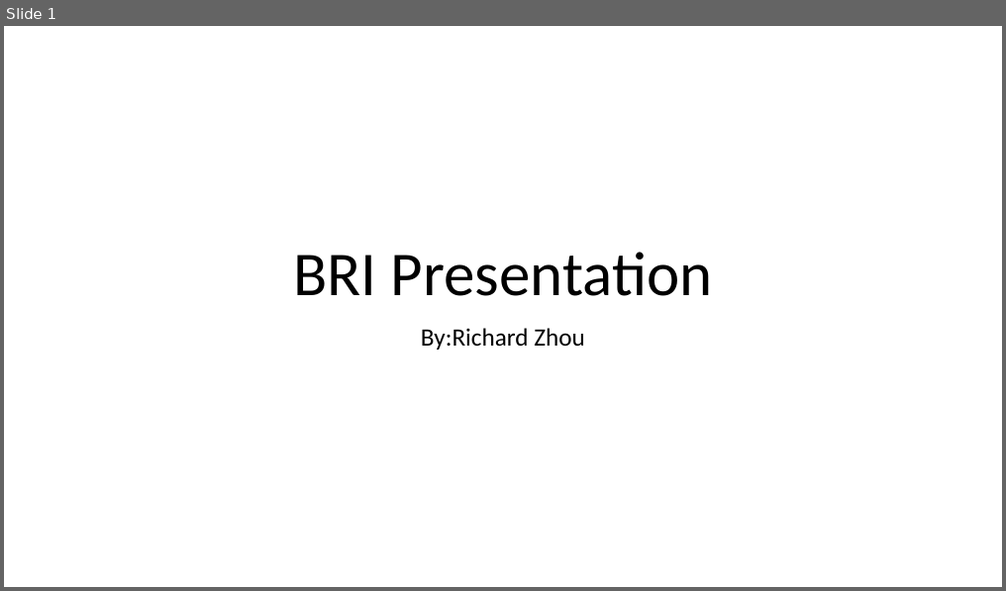
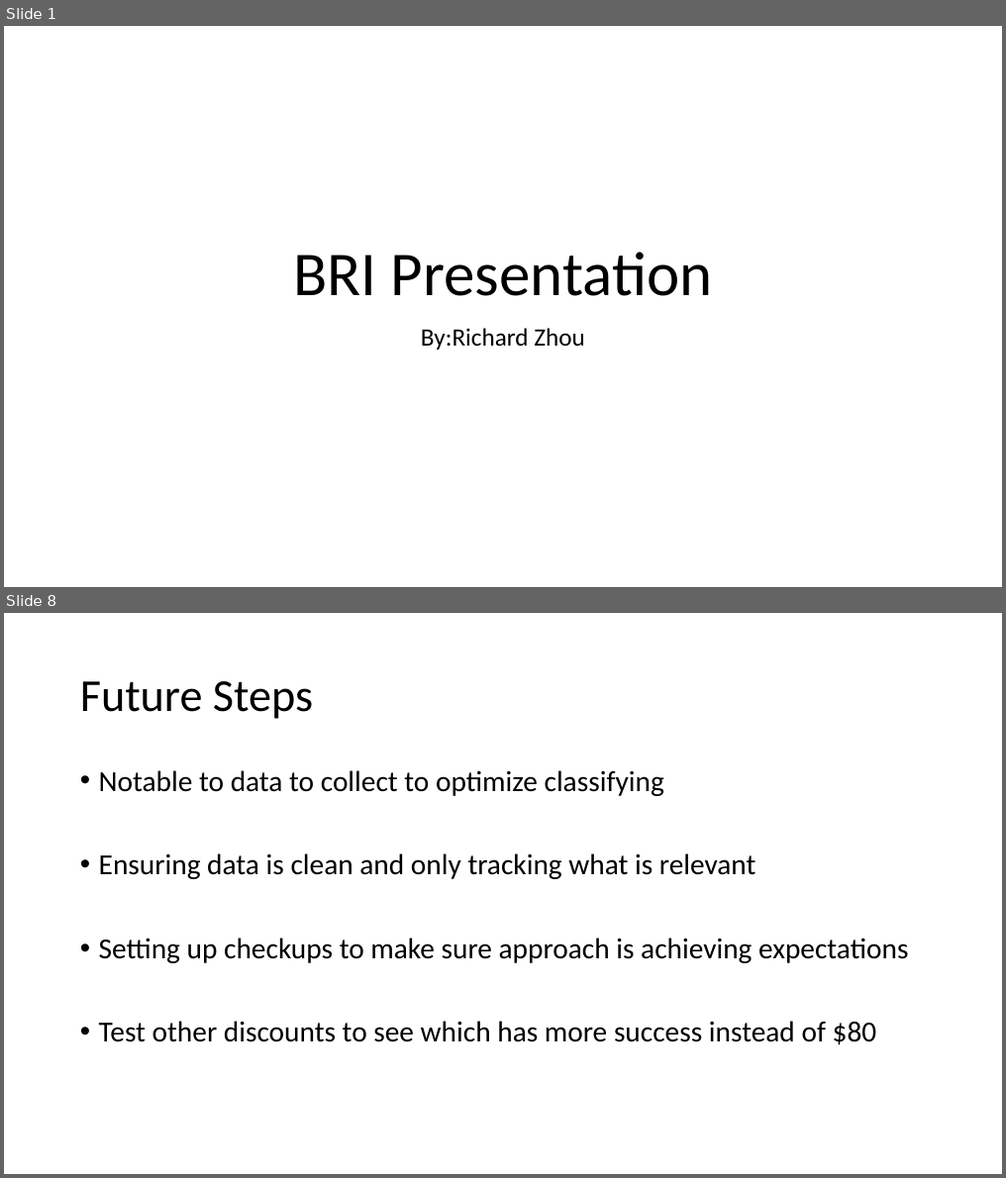
Before and after one commit to zhourichard19/CSE5243, a slide deck: Homework3/Homework3.pptx. Shown one above the other, each under a label of ours: slide 1 before the commit, slides 1 and 8 after it; the slides between them are not shown. The pictures are 1006x591 and 1006x1178 pixels, drawn with LibreOffice and Linux fonts; fonts in the diff are those of the drawing. Boxes give left, top, right and bottom in pixels: in the first picture for what was removed or moved away, otherwise in the second. Text is boxed around its words. In the diff, an @@ line names an element or a change of style, - is before the commit and + after.

```diff
--- a/Homework3/Homework3.pptx
+++ b/Homework3/Homework3.pptx
@@ slide 8 added at (4, 613, 1002, 1174), background #FFFFFF @@
@@ title added at (80, 681, 313, 719), 44 pt, text #000000 @@
+Future Steps
@@ text added at (99, 770, 908, 1046), 28 pt, text #000000 @@
+• Notable to data to collect to optimize classifying
+• Ensuring data is clean and only tracking what is relevant
+• Setting up checkups to make sure approach is achieving expectations
+• Test other discounts to see which has more success instead of $80
```
Also in this commit, not shown: 4 slides changed, 8 other slides added, 5 slides removed.
